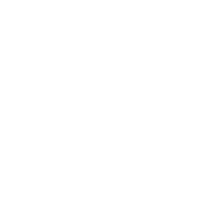
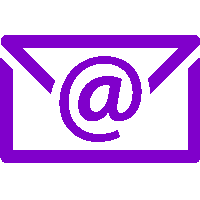
Before/after of a w=200, h=200 layered artwork. What changed in the layer stack:
added layer "purple" above "white" over [0, 35, 200, 163]
hid "white" over [0, 35, 200, 163]
